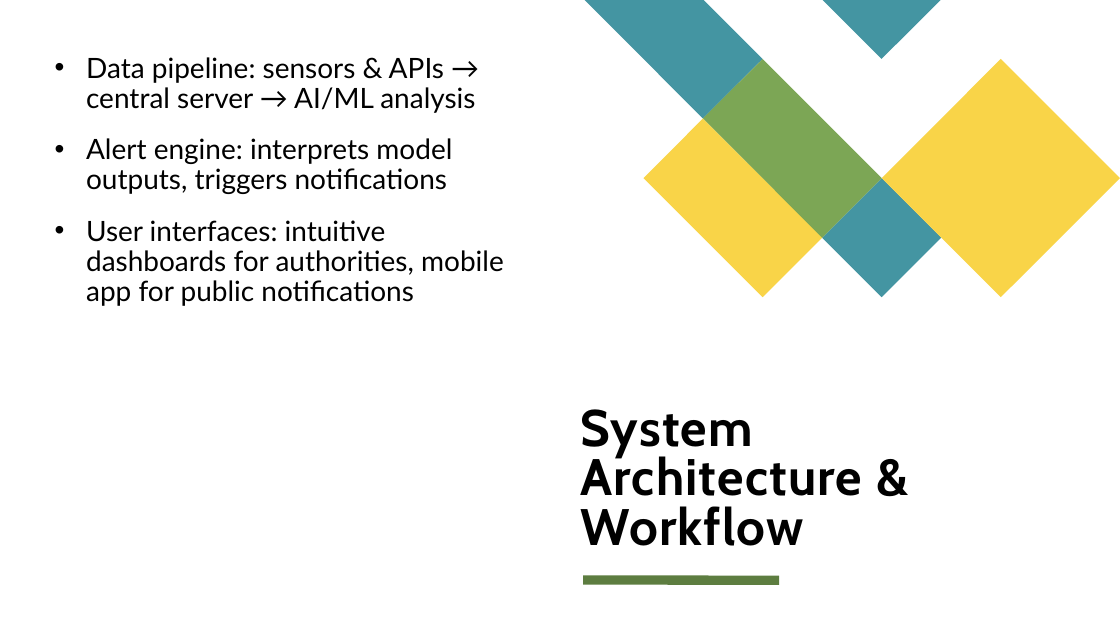
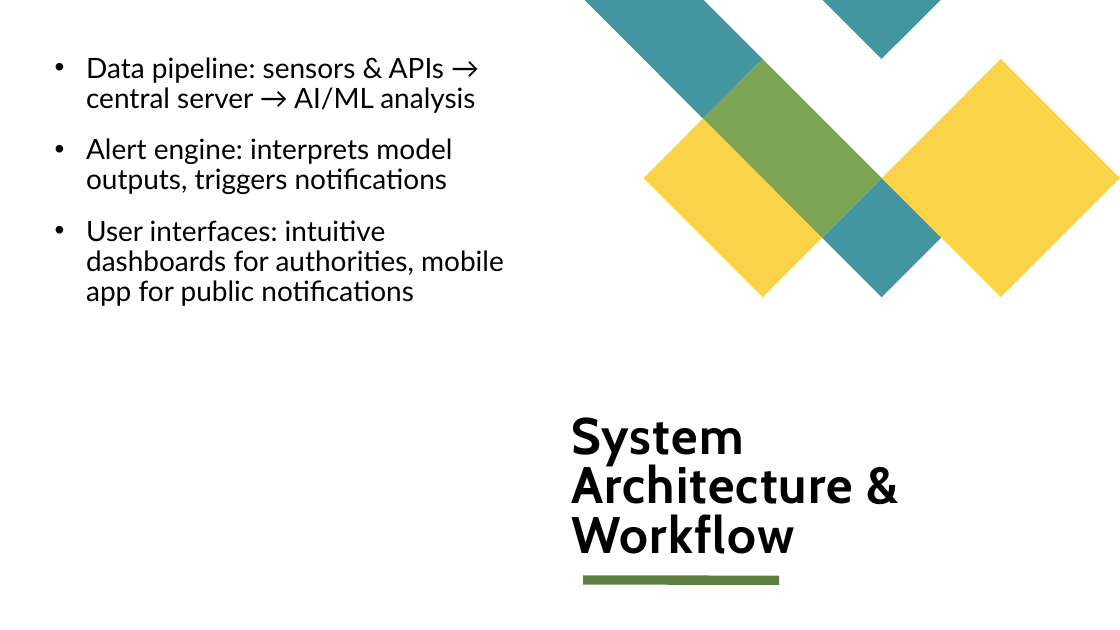
Before and after one commit to P47Parzival/Coastal-Threat-Alert-System, a slide deck: slide 8 of Coastal Threat Alert System.pptx. Drawn at 1120x630 pixels with LibreOffice and Linux fonts; fonts in the diff are those of the drawing. Boxes give left, top, right and bottom in pixels: in the first picture for what was removed or moved away, otherwise in the second. Text is boxed around its words. In the diff, an @@ line names an element or a change of style, - is before the commit and + after.

```diff
--- a/Coastal Threat Alert System.pptx
+++ b/Coastal Threat Alert System.pptx
@@ title "System Architecture & Workflow": place and size @@
-title "System Architecture & Workflow" at box(580, 409, 862, 546)
+title "System Architecture & Workflow" at box(571, 417, 853, 554)
```
Also in this commit, not shown: 3 slides added, 3 slides removed, 27 other files.
